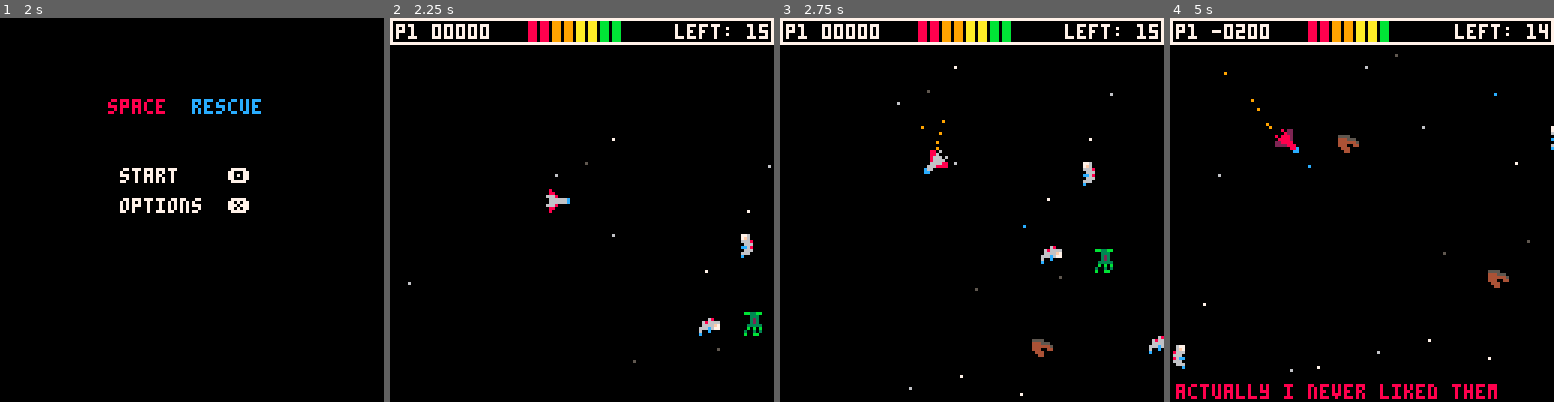
Above: before the commit, frames 1-4 (left to right).
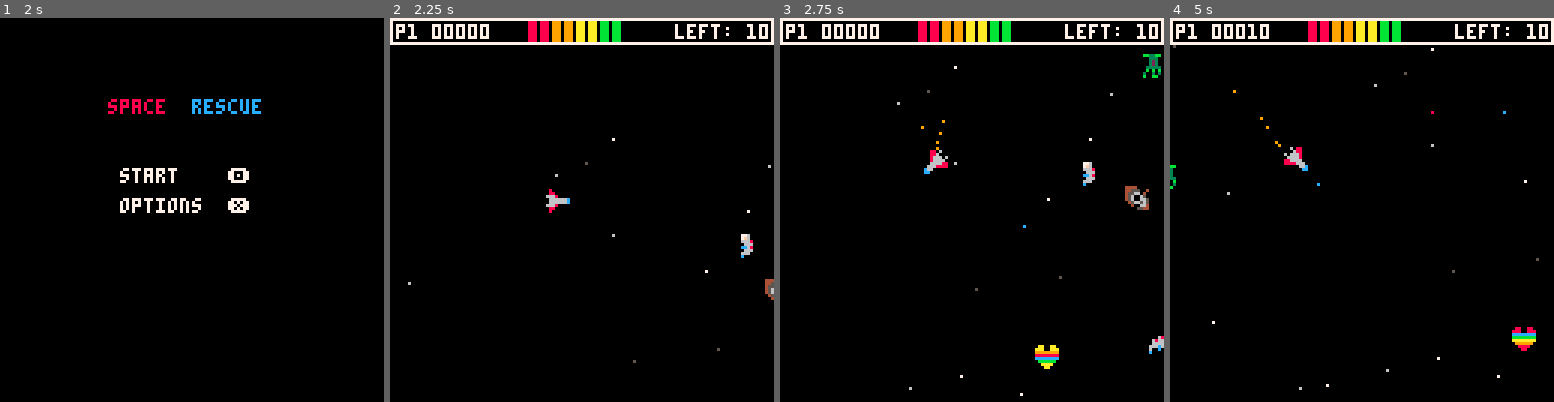
Above: after the commit, the same moments.

Repository: nsatragno/pico8-carts
Game: PICO-8 cartridge space_rescue.p8
Same seed, same stepped clock (60 frames per second), same inputs: the game is played once before the commit and once after it.
Inputs:
- Up to frame 1 (2 s): tap X (X key) at 0.33, 1.07, 1.85 s; tap O (Z key) at 0.7, 1.7 s; hold Right from 1.6 s (still down)
- Up to frame 2 (2.25 s): release Right at 2.1 s; tap O (Z key) at 2.1 s; hold Up from 2.15 s (still down)
- Up to frame 3 (2.75 s): release Up at 2.42 s; hold Right from 2.47 s (still down); tap O (Z key) at 2.5 s
- Up to frame 4 (5 s): tap O (Z key) every 0.4 s from 2.9 to 4.9 s; tap X (X key) at 2.97, 4.08 s; release Right at 3.03 s; hold Left 3.08-3.58 s; hold Down 3.63-3.97 s; hold Right 4.02-4.68 s; hold Up from 4.73 s (still down)

Frame 1 is identical in both runs. In frame 2, 0.5% of the frame differs, in the area x 80-100%, y 2-83%; in frame 3, 1.2%; in frame 4, 3.1%, in the area x 0-100%, y 0-100%.

Commit message:
Lots of changes:
* Reimplement explosions in a way that doesn't suck: instead of having
  every entity implement a "dead" state, tracking that, and painting it,
  create an array of explosions. This saves a bunch of much needed
  tokens and lets me do the next step:
* Fix a bug where if you killed the last astronaut you didn't progress
  to the next level.
* Fix a bug where explosions and other artifacts may linger after
  completing the game.
* Reduced number of astronauts you have to rescue and made 2nd and 3rd
  levels the same size.

Diff:
--- a/space_rescue.p8
+++ b/space_rescue.p8
@@ -97,15 +97,9 @@
 
 function kill_enemy(enemy, explodes)
  if explodes then
-  sfx(2)
-  enemy.life = 54
- else
-  sfx(24)
-  enemy.life = 0
- end
- enemy.state = "dead"
- enemy.dx = 0
- enemy.dy = 0
+  add_explosion(enemy.x, enemy.y)
+ end
+ enemy.life = 0
 end
 
 function damage_player(dmg)
@@ -309,12 +303,9 @@
  if level == 1 then
   map_width = 500
   map_height = 250
- elseif level == 2 then
+ elseif level == 2 or level == 3 then
   map_width = 1000
   map_height = 500
- elseif level == 3 then
-  map_width = 2000
-  map_height = 1000
  elseif level == 4 then
   map_width = 256
   map_height = 128
@@ -354,7 +345,7 @@
  astros = {}
  local astro_num = 0
  if level != 4 then
-  astro_num = 10 + level * 5
+  astro_num = min(20, 10 + (level - 1) * 5)
  end
 
  for i = 1, astro_num do
@@ -527,6 +518,18 @@
  end
 
  bullets = {}
+ explosions = {}
+end
+
+function add_explosion(x, y)
+ sfx(2)
+ add(explosions, {
+  x = x,
+  y = y,
+  dx = 0,
+  dy = 0,
+  life = 54,
+ })
 end
 
 function get_boss_phase()
@@ -571,6 +574,7 @@
  if #astros <= 0 then
   music(-1)
   if level >= 4 then
+   start()
    state = "win"
   else
    state = "next level"
@@ -808,8 +812,7 @@
    y = rnd(20)
   end
   if btnp(🅾️) and btnp(❎) then
-   win_started = false
-   state = "menu"
+   restart()
   end
   return
  end
@@ -1078,9 +1081,7 @@
   for missile in all(missiles) do
    if missile.state != "dead" then
     if missile.life <= 1 then
-     missile.state = "dead"
-     missile.life = 54
-     sfx(2)
+     add_explosion(missile.x, missile.y)
     elseif missile.life <= 150 then
      missile.speed = max(0.05, missile.speed - 0.01)
     else
@@ -1211,15 +1212,7 @@
   -- handle the boss death animation
   if boss.state == "dying" then
    if boss.cd > 0 then
-    sfx(2)
-    add(boss.explosions, {
-     life = 54,
-     x = boss.x + rnd(16),
-     y = boss.y + rnd(16),
-     dx = 0,
-     dy = 0,
-     loops = false,
-    })
+    add_explosion(boss.x + rnd(16), boss.y + rnd(16))
    else
     boss.state = "dead"
     score += 10000
@@ -1515,13 +1508,10 @@
   for astro in all(astros) do
   if colliding(astro, shot) and
      astro.state != "dead" then
-   sfx(2)
-   astro.state = "dead"
-   astro.life = 54
-   astro.dx = 0
-   astro.dy = 0
+   add_explosion(astro.x, astro.y)
    score -= 200
    del(shots, shot)
+   del(astros, astro)
    current_message = astro_dead_messages[flr(rnd(#astro_dead_messages)) + 1]
    current_message_color = 8
    message_timer = 180
@@ -1543,6 +1533,7 @@
  update(missiles)
  update(shells)
  update(healthpacks)
+ update(explosions)
  if boss then update({boss}) end
 end
 
@@ -1818,12 +1809,7 @@
     spr(128, boss.x, boss.y, 3, 3)
    end
 
-   if boss.state == "dying" or boss.state == "dead" then
-    -- animate the explosions
-    for explosion in all(boss.explosions) do
-     spr(explosion_for(explosion.life), explosion.x, explosion.y)
-    end
-   else
+   if boss.state != "dying" and boss.state != "dead" then
     -- animate the engines
     if flr(time() * 10) % 2 == 0 then
      clrspr(boss.x, boss.y)
@@ -1848,13 +1834,9 @@
 
    -- draw the boss' launched astronauts
    for astro in all(boss.astros) do
-    if astro.state == "dead" then
-     sp = explosion_for(astro.life)
-    else
-     sp = 132 + (astro.seed + time() * 3) % 4
-     if flr(time() * 4) % 2 == 0 then
-      sp += 16
-     end
+    sp = 132 + (astro.seed + time() * 3) % 4
+    if flr(time() * 4) % 2 == 0 then
+     sp += 16
     end
     spr(sp, astro.x, astro.y)
    end
@@ -1881,75 +1863,48 @@
 
   -- draw the astronauts
   for astro in all(astros) do
-   if astro.state == "dead" then
-    sp = explosion_for(astro.life)
-   else
-    sp = 9 + astro.form \ 2
-   end
    local flip
    if astro.form % 2 == 0 then
     flip = true
    end
-   spr(sp, astro.x, astro.y, 1, 1, flip, false)
+   spr(9 + astro.form \ 2, astro.x, astro.y, 1, 1, flip, false)
   end
 
   -- draw the healthpacks
   for healthpack in all(healthpacks) do
-   if healthpack.state == "dead" then
-    sp = explosion_for(healthpack.life)
-   else
-    sp = 43
-   end
-   spr(sp, healthpack.x, healthpack.y)
+   spr(43, healthpack.x, healthpack.y)
   end
 
   -- draw the hp boosters
   if hp_booster then
-   if hp_booster.state == "dead" then
-    sp = explosion_for(hp_booster.life)
-   else
-    -- rotate colors 8 through 13
-    local shift = flr(time() * 10) % 5
-    local colors = {}
-    for i = 8, 13 do
-     if i + shift >= 13 then
-      colors[21 - i] = (i + shift) % 13 + 8
-     else
-      colors[21 - i] = i + shift
-     end
-    end
-    pal(colors)
-    sp = 42
-   end
-   spr(sp, hp_booster.x, hp_booster.y)
+   -- rotate colors 8 through 13
+   local shift = flr(time() * 10) % 5
+   local colors = {}
+   for i = 8, 13 do
+    if i + shift >= 13 then
+     colors[21 - i] = (i + shift) % 13 + 8
+    else
+     colors[21 - i] = i + shift
+    end
+   end
+   pal(colors)
+   spr(42, hp_booster.x, hp_booster.y)
    pal()
   end
 
   -- draw the triple shot
   if triple_shot then
-   if triple_shot.state == "dead" then
-    sp = explosion_for(triple_shot.life)
-   else
-    sp = 44 + flr(time() * 4) % 4
-   end
-   spr(sp, triple_shot.x, triple_shot.y)
+   spr(44 + flr(time() * 4) % 4, triple_shot.x, triple_shot.y)
   end
 
   -- draw the debris
   for debri in all(debris) do
-   if debri.state == "dead" then
-    sp = explosion_for(debri.life)
-   else
-    sp = debri.sp
-   end
-   spr(sp, debri.x, debri.y)
+   spr(debri.sp, debri.x, debri.y)
   end
 
   -- draw the octopi
   for octopus in all(octopi) do
-   if octopus.state == "dead" then
-    sp = explosion_for(octopus.life)
-   elseif flr(time() * 5) % 2 == 0 then
+   if flr(time() * 5) % 2 == 0 then
     sp = 32
    else
     sp = 48
@@ -1959,9 +1914,7 @@
 
   -- draw the chompers
   for chomper in all(chompers) do
-   if chomper.state == "dead" then
-    sp = explosion_for(chomper.life)
-   elseif flr(time() * 5) % 2 == 0 then
+   if flr(time() * 5) % 2 == 0 then
     sp = 33 + atan2(chomper.dx, -chomper.dy) * 8
    else
     sp = 49 + atan2(chomper.dx, -chomper.dy) * 8
@@ -1971,9 +1924,7 @@
 
   -- draw the eyes
   for eye in all(eyes) do
-   if eye.state == "dead" then
-    sp = explosion_for(eye.life)
-   elseif eye.state == "charging" then
+   if eye.state == "charging" then
     sp = 57
    else
     sp = 41
@@ -1983,9 +1934,7 @@
 
   -- draw the lookouts
   for lookout in all(lookouts) do
-   if lookout.state == "dead" then
-    sp = explosion_for(lookout.life)
-   elseif lookout.state == "charged" then
+   if lookout.state == "charged" then
     sp = 71 + flr(time() * 3) % 2
    else
     sp = 73 + lookout.cd / 133
@@ -1998,9 +1947,7 @@
 
   -- draw the shells
   for shell in all(shells) do
-   if shell.state == "dead" then
-    sp = explosion_for(shell.life)
-   elseif shell.state == "closed" then
+   if shell.state == "closed" then
     sp = 77
    else
     sp = 76
@@ -2010,18 +1957,18 @@
 
   -- draw the missiles
   for missile in all(missiles) do
-   if missile.state == "dead" then
-    sp = explosion_for(missile.life)
-   else
-    sp = 80 + atan2(missile.dx, -missile.dy) * 8
-   end
-   spr(sp, missile.x, missile.y)
+   spr(80 + atan2(missile.dx, -missile.dy) * 8, missile.x, missile.y)
   end
 
   -- draw the bullets
   for bullet in all(bullets) do
    pset(bullet.x + 4,
         bullet.y + 4, 8)
+  end
+
+  -- draw the explosions
+  for explosion in all(explosions) do
+   spr(explosion_for(explosion.life), explosion.x, explosion.y)
   end
  end -- state != "radar"
 
